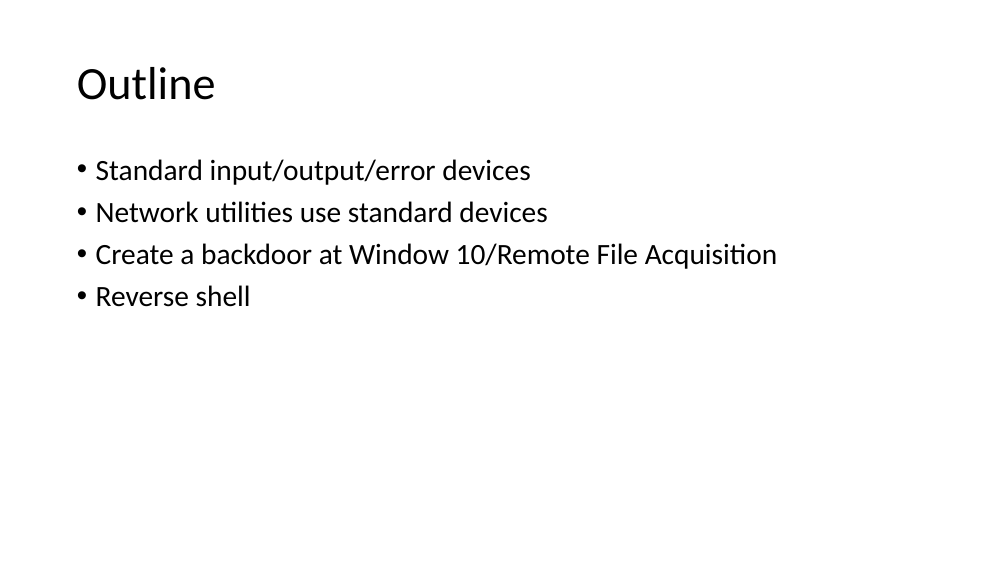
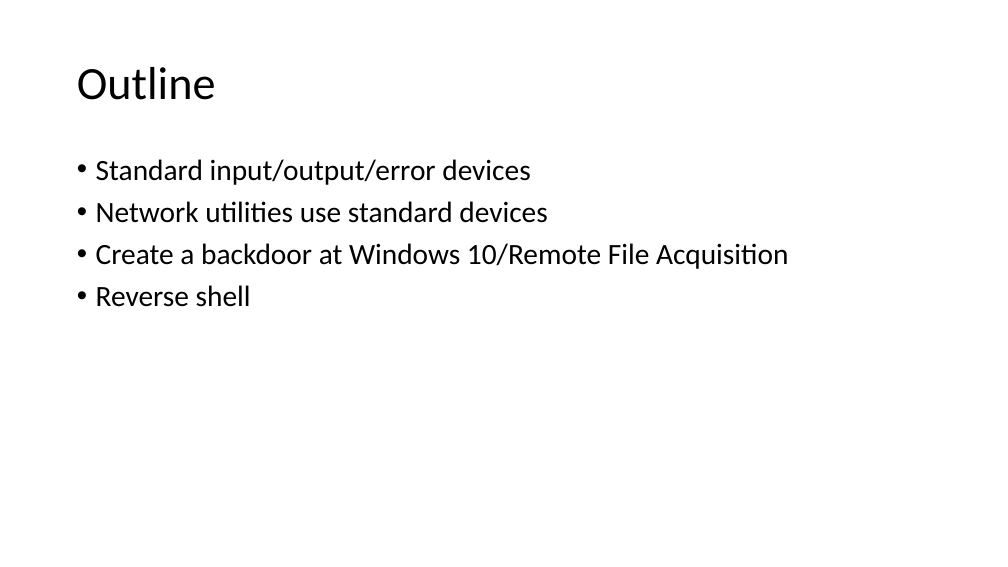
Before and after one commit to frankwxu/digital-forensics-lab, a slide deck: slide 2 of Basic_Computer_Skills_for_Forensics/4_Advanced_linux_command_line.pptx. Drawn at 1008x567 pixels with LibreOffice and Linux fonts; fonts in the diff are those of the drawing; background and template pictures are left out. Boxes give left, top, right and bottom in pixels: in the first picture for what was removed or moved away, otherwise in the second. Text is boxed around its words. In the diff, an @@ line names an element or a change of style, - is before the commit and + after.

```diff
--- a/Basic_Computer_Skills_for_Forensics/4_Advanced_linux_command_line.pptx
+++ b/Basic_Computer_Skills_for_Forensics/4_Advanced_linux_command_line.pptx
@@ text at (96, 243, 788, 269): text changed @@
-• Create a backdoor at Window 10/Remote File Acquisition
+• Create a backdoor at Windows 10/Remote File Acquisition
```
Also in this commit, not shown: 10 other slides changed, 7 other files.
